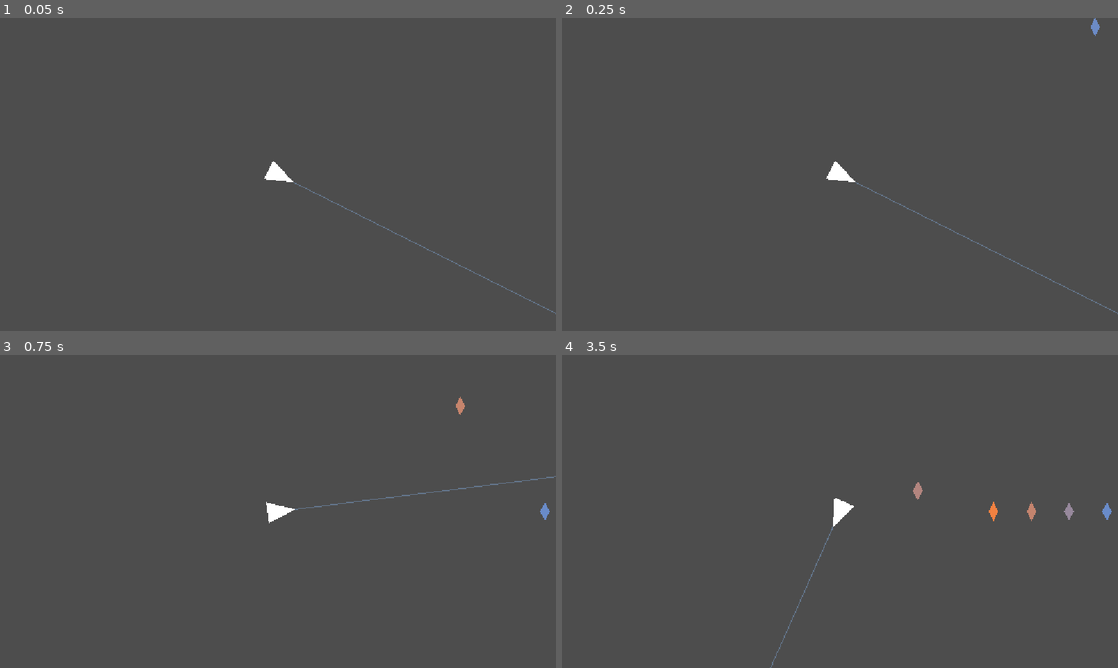
Above: before the commit, frames 1-4 (two rows, left to right).
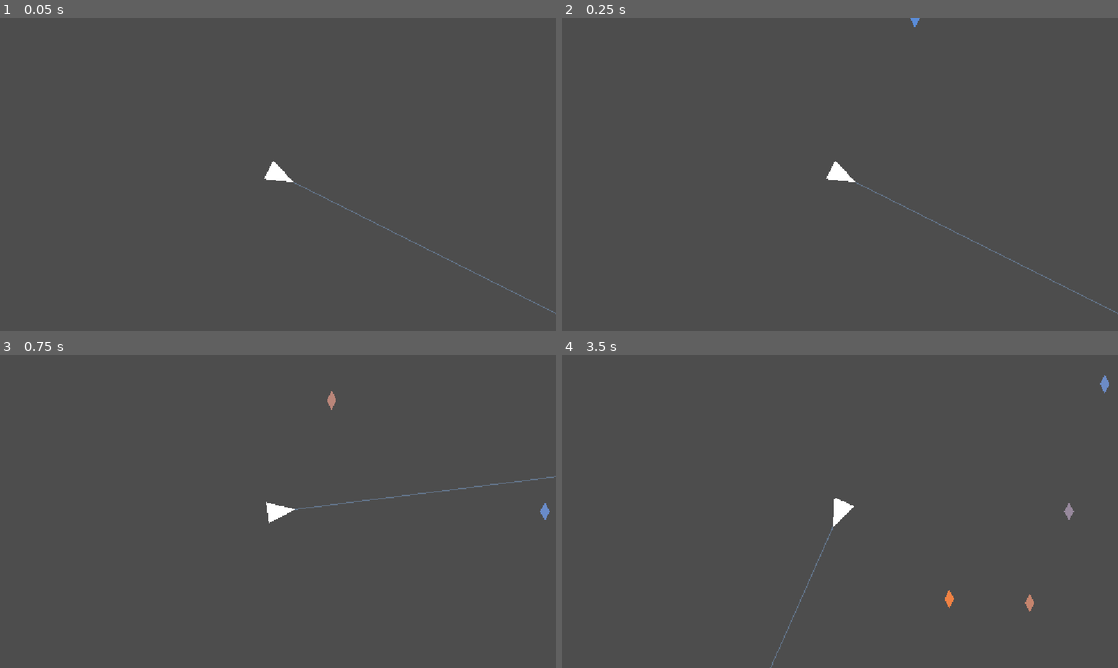
Above: after the commit, the same moments.

Repository: dreik123/MusicBullet
Game: Godot game, scene res://main.tscn
Same seed, same stepped clock (60 frames per second), same inputs: the game is played once before the commit and once after it.
Inputs (mouse positions are in pixels of both pictures, inside the frame that each line leads up to):
- Up to frame 1 (0.05 s): no input
- Up to frame 2 (0.25 s): no input
- Up to frame 3 (0.75 s): move the mouse to (400, 495) at 0.52 s; press the mouse at (400, 495) at 0.53 s
- Up to frame 4 (3.5 s): move the mouse to (728, 527) at 1.27 s; release the mouse at (728, 527) at 1.28 s; click (728, 527) at 1.35 s; move the mouse to (895, 442) at 2.02 s; press the mouse at (895, 442) at 2.03 s; move the mouse to (812, 574) at 2.77 s; release the mouse at (812, 574) at 2.78 s; click (812, 574) at 2.85 s

Frame 1 is identical in both runs. In frame 2, less than 0.1% of the frame differs, in the area x 62-97%, y 0-6%; in frame 3, 0.1%; in frame 4, 0.4%, in the area x 63-99%, y 6-82%.

Commit message:
gameplay tests part 4: included angle calculation function

Diff:
--- a/main.gd
+++ b/main.gd
@@ -141,11 +141,7 @@
 	for p in pitches:
 		if p < lowest_pitch:
 			lowest_pitch = p
-	var spawn_angle = clamp(
-		-90.0 + (lowest_pitch - 60) * PITCH_ANGLE_STEP,
-		MIN_SPAWN_ANGLE,
-		MAX_SPAWN_ANGLE
-	)
+	var spawn_angle = _get_spawn_angle_for_pitch(lowest_pitch)
 
 	var outward_direction = Vector2.from_angle(deg_to_rad(spawn_angle))
 	var far_outside_point = player_position + outward_direction * 5000.0
